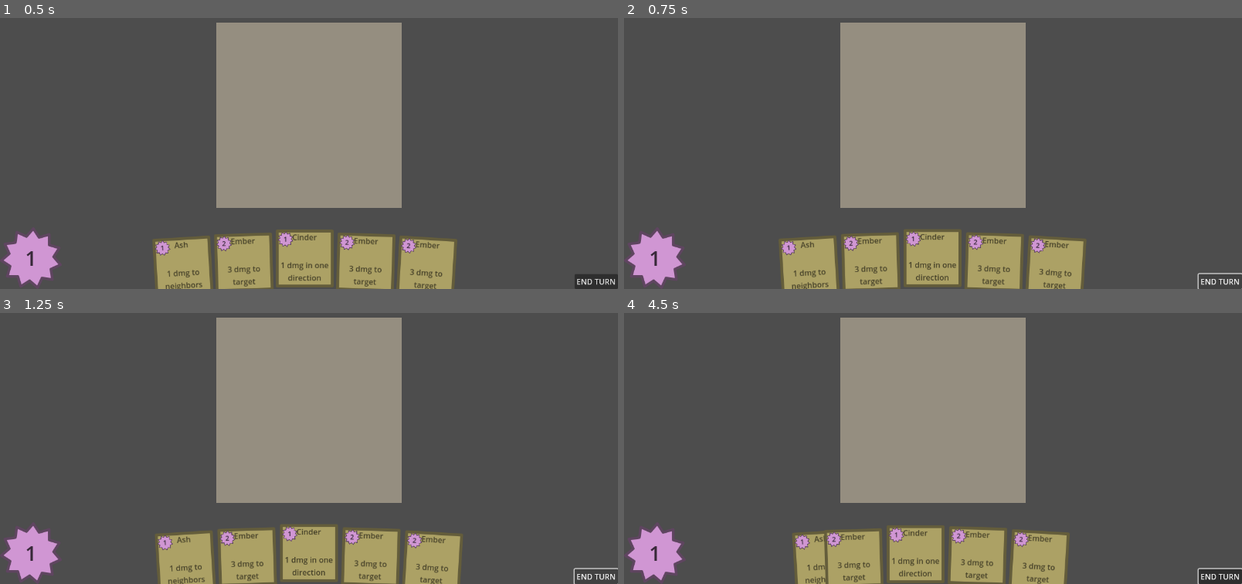
Above: before the commit, frames 1-4 (two rows, left to right).
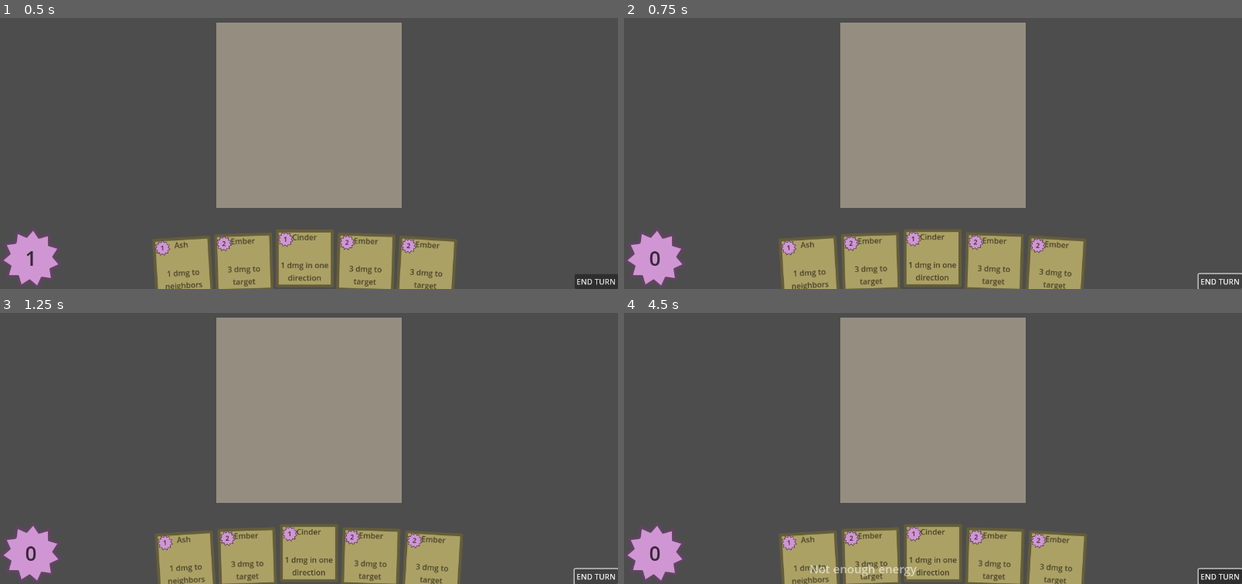
Above: after the commit, the same moments.

Repository: woonaftl/ace-of-scales
Game: Godot game, scene res://scripts/game.tscn
Two runs of this game, one before a commit and one after it. Both use one fixed random seed, a clock stepped at 60 frames per second and the inputs below.
Inputs (mouse positions are in pixels of both pictures, inside the frame that each line leads up to):
- Up to frame 1 (0.5 s): no input
- Up to frame 2 (0.75 s): click "END TURN" at 0.5 s
- Up to frame 3 (1.25 s): no input
- Up to frame 4 (4.5 s): click "END TURN" at 1.25 s; click "END TURN" at 2 s; tap Enter at 2.75 s; move the mouse to (933, 410) at 2.77 s; click (933, 410) at 2.92 s; tap Space at 3.5 s; move the mouse to (809, 559) at 3.52 s; click (809, 559) at 3.67 s; move the mouse to (840, 559) at 4.27 s; click (840, 559) at 4.42 s

Frame 1 is identical in both runs. In frame 2, less than 0.1% of the frame differs, in the area x 4-6%, y 86-92%; in frame 3, less than 0.1%; in frame 4, 4.9%, in the area x 4-75%, y 78-100%.

Commit message:
hints

Diff:
--- a/project.godot
+++ b/project.godot
@@ -18,6 +18,7 @@
 [autoload]
 
 UserSettings="*res://scripts/user_settings.gd"
+EventBus="*res://scripts/event_bus.gd"
 
 [display]
 
--- a/scripts/card.gd
+++ b/scripts/card.gd
@@ -2,6 +2,9 @@
 
 
 const SPEED = 8.
+
+
+signal user_input_failed(message: String)
 
 
 var is_mouse_inside = false
@@ -25,6 +28,10 @@
 		energy_label.text = str(blueprint.play_cost)
 
 
+func _ready() -> void:
+	user_input_failed.connect(EventBus._on_user_input_failed)
+
+
 func _process(delta: float) -> void:
 	if is_in_group("card_selected"):
 		is_selectable = false
@@ -36,7 +43,7 @@
 		scale_up_button.visible = true
 		z_index = 0
 	elif is_in_group("card_in_hand"):
-		is_selectable = player.energy >= blueprint.play_cost
+		is_selectable = true
 		scale_up_button.visible = false
 		z_index = 0
 	# movement
@@ -49,8 +56,11 @@
 		for selected_card in get_tree().get_nodes_in_group("card_selected"):
 			selected_card.add_to_group("card_in_hand")
 			selected_card.remove_from_group("card_selected")
-		add_to_group("card_selected")
-		remove_from_group("card_in_hand")
+		if player.energy >= blueprint.play_cost:
+			add_to_group("card_selected")
+			remove_from_group("card_in_hand")
+		else:
+			user_input_failed.emit("Not enough energy")
 		get_viewport().set_input_as_handled()
 
 
--- /dev/null
+++ b/scripts/event_bus.gd
@@ -0,0 +1,8 @@
+extends Node
+
+
+signal user_input_failed(message: String)
+
+
+func _on_user_input_failed(message: String) -> void:
+	user_input_failed.emit(message)
--- /dev/null
+++ b/scripts/floating_hint.gd
@@ -0,0 +1,12 @@
+extends Label
+
+
+var time_since_init: float = 0.
+var lifetime: float = 5.
+
+
+func _process(delta: float) -> void:
+	time_since_init += delta
+	modulate.a -= 0.5 * delta
+	if time_since_init > lifetime:
+		queue_free()
--- /dev/null
+++ b/scripts/floating_hint.tscn
@@ -0,0 +1,13 @@
+[gd_scene load_steps=2 format=3 uid="uid://cg1mmn6krubg"]
+
+[ext_resource type="Script" path="res://scripts/floating_hint.gd" id="1_u0rf0"]
+
+[node name="FloatingHint" type="Label"]
+anchors_preset = 15
+anchor_right = 1.0
+anchor_bottom = 1.0
+grow_horizontal = 2
+grow_vertical = 2
+theme_override_font_sizes/font_size = 24
+text = "MESSAGE"
+script = ExtResource("1_u0rf0")
--- a/scripts/game.gd
+++ b/scripts/game.gd
@@ -13,20 +13,11 @@
 
 
 func _ready():
+	EventBus.user_input_failed.connect(_on_user_input_failed)
 	player = Player.new()
 	player.energy = 1
 	tile_control.player = player
-	for index in range(5):
-		var new_card = preload("res://scripts/card.tscn").instantiate()
-		new_card.add_to_group("card_in_hand")
-		add_child(new_card)
-		new_card.position = Vector2(0., get_viewport_rect().size.y)
-		new_card.player = player
-		new_card.blueprint = [
-			preload("res://blueprints/ash.tres"),
-			preload("res://blueprints/cinder.tres"),
-			preload("res://blueprints/ember.tres")
-		].pick_random()
+	_deal_cards()
 
 
 func _process(_delta: float) -> void:
@@ -57,3 +48,30 @@
 		for node in get_tree().get_nodes_in_group("card_selected"):
 			node.remove_from_group("card_selected")
 			node.add_to_group("card_in_hand")
+
+
+func _on_end_turn_button_pressed() -> void:
+	player.energy = len(get_tree().get_nodes_in_group("card_on_board"))
+	_deal_cards()
+
+
+func _deal_cards() -> void:
+	var cards_in_hand_count: int = len(get_tree().get_nodes_in_group("card_in_hand"))
+	for index in 5 - cards_in_hand_count:
+		var new_card = preload("res://scripts/card.tscn").instantiate()
+		new_card.add_to_group("card_in_hand")
+		add_child(new_card)
+		new_card.position = Vector2(0., get_viewport_rect().size.y)
+		new_card.player = player
+		new_card.blueprint = [
+			preload("res://blueprints/ash.tres"),
+			preload("res://blueprints/cinder.tres"),
+			preload("res://blueprints/ember.tres")
+		].pick_random()
+
+
+func _on_user_input_failed(message: String) -> void:
+	var new_floating_text = preload("res://scripts/floating_hint.tscn").instantiate()
+	add_child(new_floating_text)
+	new_floating_text.global_position = get_global_mouse_position()
+	new_floating_text.text = message
--- a/scripts/game.tscn
+++ b/scripts/game.tscn
@@ -118,3 +118,4 @@
 text = "END TURN"
 
 [connection signal="gui_input" from="TileContainer/TileControl" to="TileContainer/TileControl" method="_on_gui_input"]
+[connection signal="pressed" from="EndTurnButton" to="." method="_on_end_turn_button_pressed"]
--- a/scripts/tile_control.gd
+++ b/scripts/tile_control.gd
@@ -1,8 +1,17 @@
 extends Control
 
 
+signal user_input_failed(message: String)
+
+
 var player: Player
+
+
 @onready var tile_map: TileMap = $TileMap as TileMap
+
+
+func _ready() -> void:
+	user_input_failed.connect(EventBus._on_user_input_failed)
 
 
 func _process(_delta):
@@ -17,12 +26,18 @@
 		var selected_card = get_tree().get_first_node_in_group("card_selected")
 		if is_instance_valid(selected_card):
 			get_viewport().set_input_as_handled()
-			if tile_map.is_pos_vacant(mouse_pos) and player.energy >= selected_card.blueprint.play_cost:
-				selected_card.remove_from_group("card_selected")
-				selected_card.add_to_group("card_on_board")
-				selected_card.target_position = snap_to_tiles_global(mouse_pos)
-				player.energy -= selected_card.blueprint.play_cost
+			if tile_map.is_pos_vacant(mouse_pos):
+				if player.energy >= selected_card.blueprint.play_cost:
+					selected_card.remove_from_group("card_selected")
+					selected_card.add_to_group("card_on_board")
+					selected_card.target_position = snap_to_tiles_global(mouse_pos)
+					player.energy -= selected_card.blueprint.play_cost
+				else:
+					user_input_failed.emit("Not enough energy")
+					selected_card.remove_from_group("card_selected")
+					selected_card.add_to_group("card_in_hand")
 			else:
+				user_input_failed.emit("This place is already occupied")
 				selected_card.remove_from_group("card_selected")
 				selected_card.add_to_group("card_in_hand")
 
